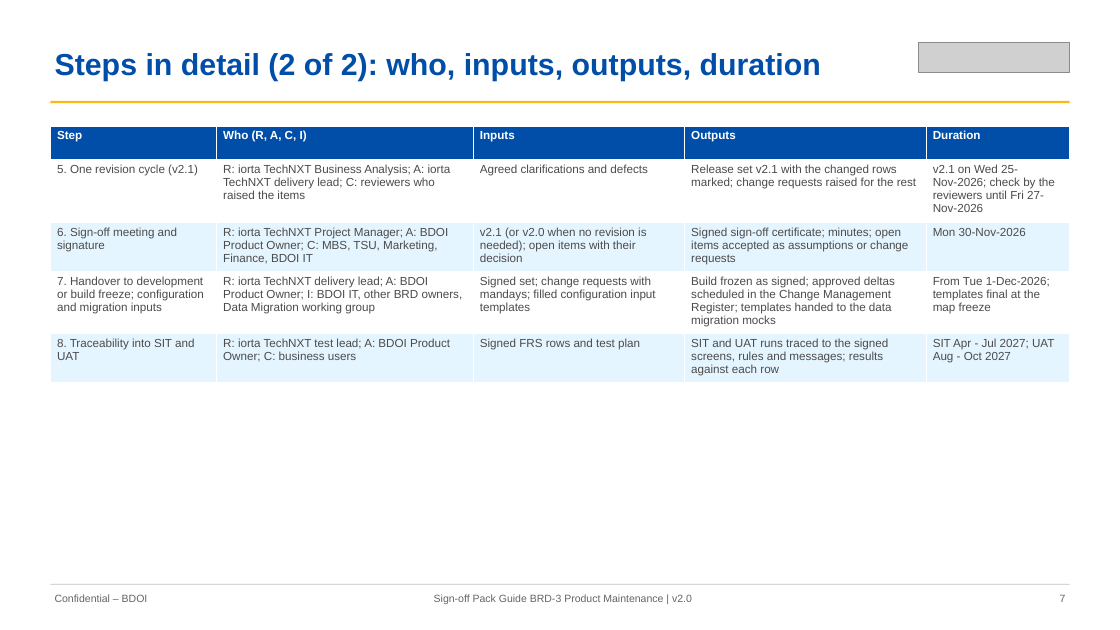
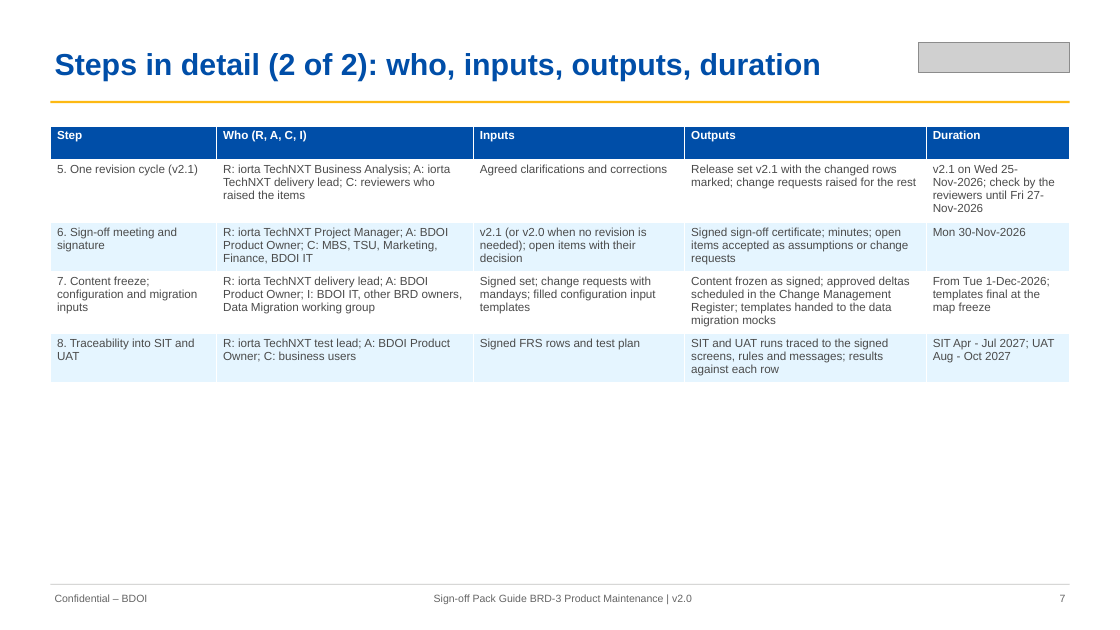
Before and after one commit to IortaTexhNXT-DEV/FinVerse, a slide deck: slide 7 of docs/deliverables/out/Drop-0_Setup_and_Data_Migration/BRD-03_Product_Maintenance/01_BIBS_GuideDeck_BRD-03_Product_Maintenance_v2.0.pptx. Drawn at 1120x630 pixels with LibreOffice and Linux fonts; fonts in the diff are those of the drawing; grey boxes stand for pictures. Boxes give left, top, right and bottom in pixels: in the first picture for what was removed or moved away, otherwise in the second. Text is boxed around its words. In the diff, an @@ line names an element or a change of style, - is before the commit and + after.

```diff
--- a/docs/deliverables/out/Drop-0_Setup_and_Data_Migration/BRD-03_Product_Maintenance/01_BIBS_GuideDeck_BRD-03_Product_Maintenance_v2.0.pptx
+++ b/docs/deliverables/out/Drop-0_Setup_and_Data_Migration/BRD-03_Product_Maintenance/01_BIBS_GuideDeck_BRD-03_Product_Maintenance_v2.0.pptx
@@ table at <box>50,126,1071,380</box> @@
-row 2, column 3: Agreed clarifications and defects
+row 2, column 3: Agreed clarifications and corrections
-row 4, column 1: 7. Handover to development or build freeze; configuration and migration inputs
+row 4, column 1: 7. Content freeze; configuration and migration inputs
-row 4, column 4: Build frozen as signed; approved deltas scheduled in the Change Management Register; templates handed to the data migration mocks
+row 4, column 4: Content frozen as signed; approved deltas scheduled in the Change Management Register; templates handed to the data migration mocks
```
Also in this commit, not shown: 10 other slides changed, 30 other files.
